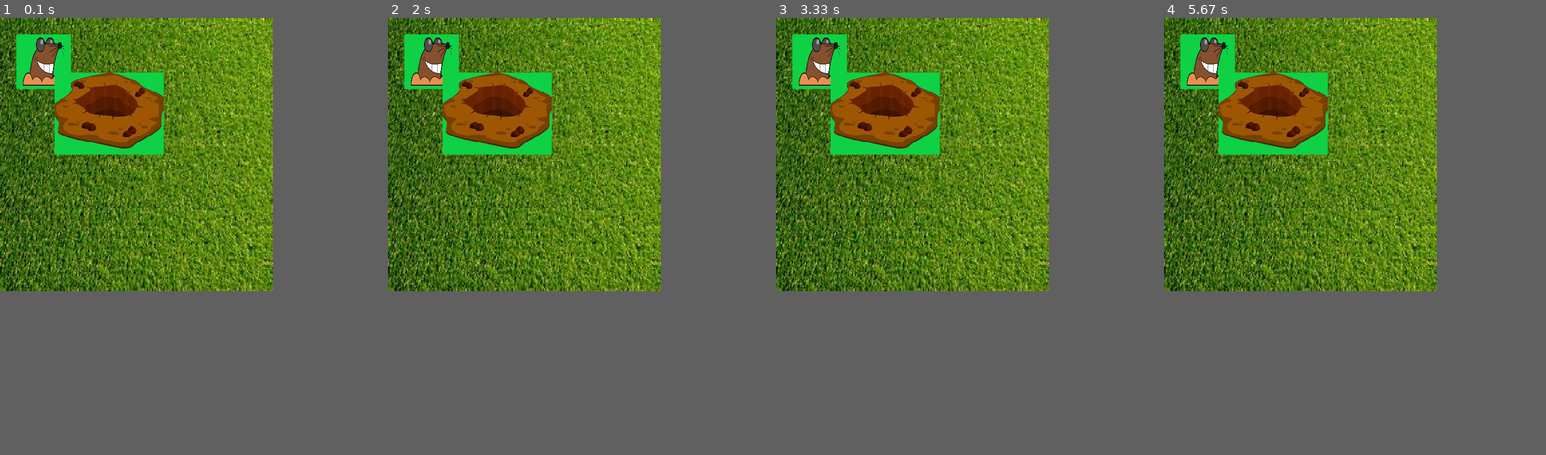
Above: before the commit, frames 1-4 (left to right).
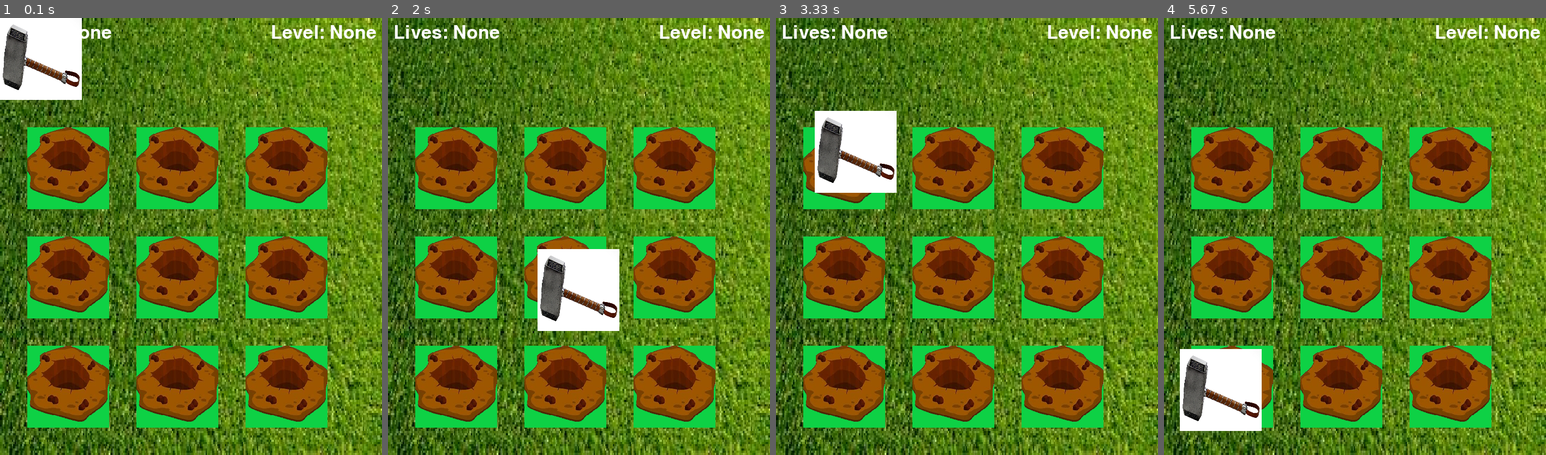
Above: after the commit, the same moments.

Repository: SuguruChhaya/mogura-tataki
Game: pygame game, started from main.py
Two runs of this game, one before a commit and one after it. Both use one fixed random seed, a clock stepped at 60 frames per second and the inputs below.
Inputs (mouse positions are in pixels of both pictures, inside the frame that each line leads up to):
- Up to frame 1 (0.1 s): no input
- Up to frame 2 (2 s): click (579, 236) at 0.38 s; click (617, 332) at 0.72 s; click (720, 389) at 1.05 s; click (487, 149) at 1.38 s; click (579, 288) at 1.72 s
- Up to frame 3 (3.33 s): click (913, 144) at 2.05 s; click (1100, 350) at 2.38 s; click (840, 280) at 2.72 s; click (856, 153) at 3.05 s
- Up to frame 4 (5.67 s): click (1263, 315) at 3.38 s; click (1492, 337) at 3.72 s; click (1240, 398) at 4.05 s; click (1236, 262) at 4.38 s; click (1377, 358) at 4.72 s; click (1423, 380) at 5.05 s; click (1221, 389) at 5.38 s
In our replay, the window is 500x500 before the commit and 700x800 after it. These sizes can differ from the game's own. Grey fills any space a smaller window leaves; there, only what the larger window draws over its background counts as a difference.

The runs differ from the first frame. In frame 1, 85% of the frame differs, in the area x 0-100%, y 0-100%; in frame 2, 84%; in frame 3, 84%; in frame 4, 85%.

Commit message:
working on mole

Diff:
--- a/main.py
+++ b/main.py
@@ -5,24 +5,75 @@
 
 import pygame
 pygame.init()
+pygame.font.init()
 
 class MainGame():
-    WIDTH = 500
-    HEIGHT = 500
+    WIDTH = 700
+    HEIGHT =800
     window = pygame.display.set_mode((WIDTH, HEIGHT))
     def __init__(self):
         self.run = True
         self.GRASS_BG = pygame.transform.scale(pygame.image.load("images/grass.png"), (MainGame.WIDTH, MainGame.HEIGHT))
+        self.HEADER_FONT = pygame.font.SysFont("comicsans", 50)
         self.ALIVE_MOLE = pygame.transform.scale(pygame.image.load('images/alive_mole.png'), (100, 100))
-        self.DIRT_HOLE = pygame.transform.scale(pygame.image.load('images/dirt_hole.png'), (200, 150))
+        self.HOLE_1 = pygame.transform.scale(pygame.image.load('images/dirt_hole.png'), (150, 150))
+        self.HOLE_2 = pygame.transform.scale(pygame.image.load('images/dirt_hole.png'), (150, 150))
+        self.HOLE_3 = pygame.transform.scale(pygame.image.load('images/dirt_hole.png'), (150, 150))
+        self.HOLE_4 = pygame.transform.scale(pygame.image.load('images/dirt_hole.png'), (150, 150))
+        self.HOLE_5 = pygame.transform.scale(pygame.image.load('images/dirt_hole.png'), (150, 150))
+        self.HOLE_6 = pygame.transform.scale(pygame.image.load('images/dirt_hole.png'), (150, 150))
+        self.HOLE_7 = pygame.transform.scale(pygame.image.load('images/dirt_hole.png'), (150, 150))
+        self.HOLE_8 = pygame.transform.scale(pygame.image.load('images/dirt_hole.png'), (150, 150))
+        self.HOLE_9 = pygame.transform.scale(pygame.image.load('images/dirt_hole.png'), (150, 150))
+        self.BEATEN_MOLE = pygame.transform.scale(pygame.image.load('images/beaten_mole.png'), (0, 0))
+        self.JOEVAN = pygame.transform.scale(pygame.image.load('images/joevan.png'), (0, 0))
+        self.TROLL = pygame.transform.scale(pygame.image.load('images/trollface.png'), (0, 0))
+        self.HAMMER = pygame.transform.scale(pygame.image.load('images/hammer.png'), (150, 150))
         self.FPS = 60
         self.clock = pygame.time.Clock()
 
     #!Gets called for every while loop. Mouse movements should show here.
     def redraw(self):
+        #*Background grass, level, hits, misses
         MainGame.window.blit(self.GRASS_BG, (0,0))
-        MainGame.window.blit(self.ALIVE_MOLE, (30, 30))
-        MainGame.window.blit(self.DIRT_HOLE, (100, 100))
+        self.lives_label = self.HEADER_FONT.render(f'Lives: {None}', 1, (255, 255, 255))
+        MainGame.window.blit(self.lives_label, (10, 10))
+        self.level_label = self.HEADER_FONT.render(f'Level: {None}', 1, (255, 255, 255))
+        MainGame.window.blit(self.level_label, (MainGame.WIDTH - self.level_label.get_width() - 10, 10))
+
+        #!Moles will have a specific place they will spawn so that the hole properly covers the mole
+        #*Mole
+
+        #*Hole (9 holes)
+        MainGame.window.blit(self.HOLE_1, (50, 200))
+        MainGame.window.blit(self.HOLE_2, (250, 200))
+        MainGame.window.blit(self.HOLE_3, (450, 200))
+        MainGame.window.blit(self.HOLE_4, (50, 400))
+        MainGame.window.blit(self.HOLE_5, (250, 400))
+        MainGame.window.blit(self.HOLE_6, (450, 400))
+        MainGame.window.blit(self.HOLE_7, (50, 600))
+        MainGame.window.blit(self.HOLE_8, (250, 600))
+        MainGame.window.blit(self.HOLE_9, (450, 600))
+
+        #*Hammer
+        #!The hammer needs to follow the cursor movements. Have to control the image in the middle.
+        hammer_x, hammer_y = pygame.mouse.get_pos()
+        if hammer_x >= MainGame.WIDTH - self.HAMMER.get_width() / 2:
+            hammer_x = MainGame.WIDTH - self.HAMMER.get_width()
+        elif hammer_x <= self.HAMMER.get_width() / 2:
+            hammer_x = 0
+        else:
+            hammer_x = hammer_x - self.HAMMER.get_width() / 2
+        if hammer_y > MainGame.HEIGHT - self.HAMMER.get_width() / 2:
+            hammer_y = MainGame.HEIGHT - self.HAMMER.get_height()
+        elif hammer_y <= self.HAMMER.get_height() / 2:
+            hammer_y = 0
+        else:
+            hammer_y = hammer_y - self.HAMMER.get_height() /2
+        MainGame.window.blit(self.HAMMER, (hammer_x, hammer_y))
+
+
+
         pygame.display.update()
 
     def game_display(self):
@@ -33,6 +84,23 @@
                     self.run = False
             self.redraw()
 
+class Mole():
+    #*A mole can be an actual mole or a joevan. The have different starting pictures and pictures when they are beaten.
+    '''
+    x is a randomly generated x value corresponding to the x value of the 9 holes. int
+    y correspongs to the y value. int
+    images will a tuple with the image before being beaten and the image after being beaten. This will be the item in a dictionary for the MainGame class.
+    above_time is the amount of time the mole stays up before going back to the hole in milliseconds. int
+    '''
+    def __init__(self, x, y, images, above_time):
+        self.x = x
+        self.y = y
+        self.before_image, self.after_image = images
+        self.above_time = above_time
+
+    def draw(self):
+        pass
+
 
 
 
Binary file added: images/hammer.png
Binary file added: images/joevan.png
Binary file added: images/trollface.png
